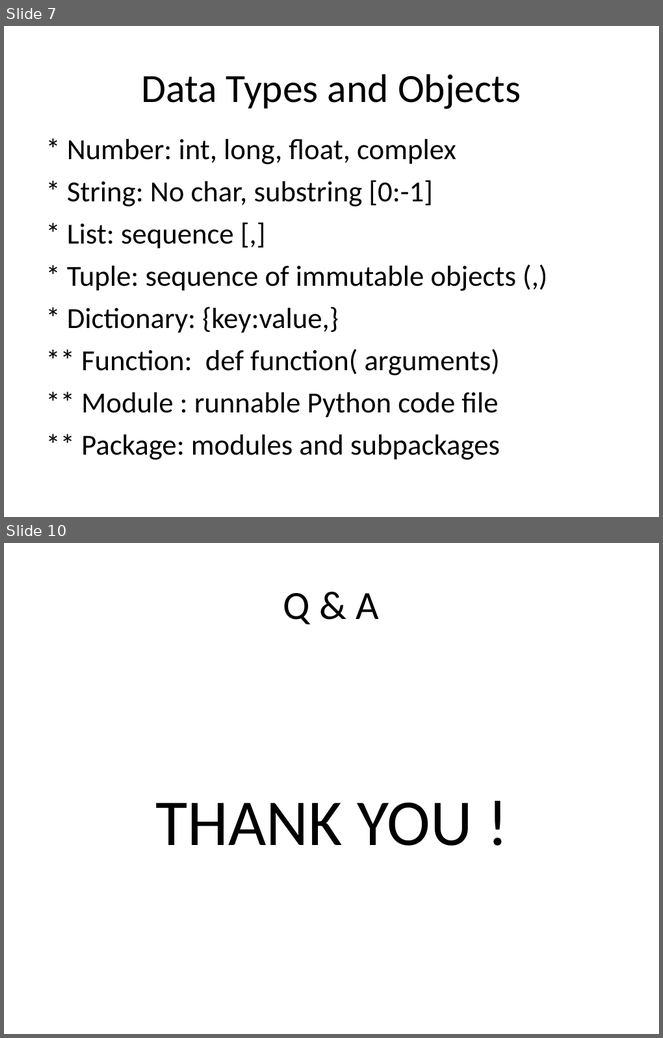
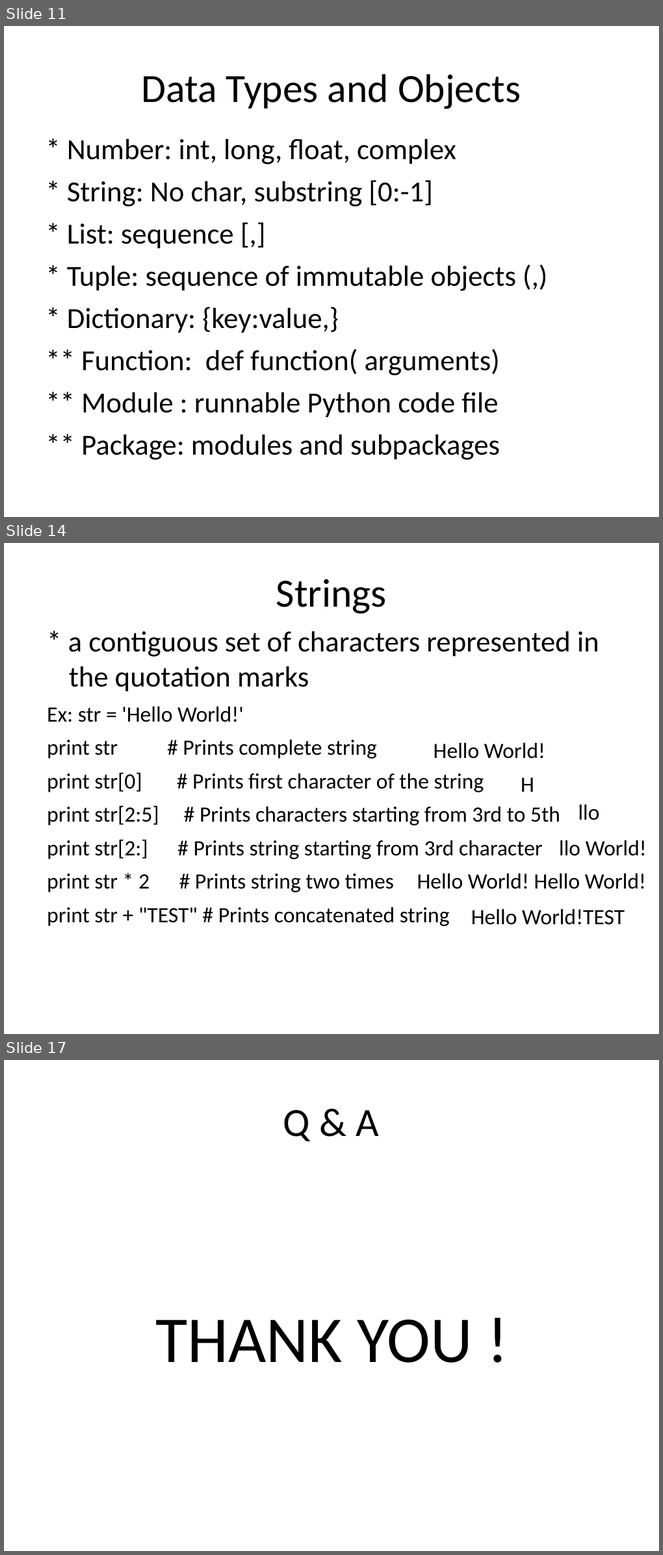
Before and after one commit to robin3795/Data, a slide deck: Python.ppt. Shown one above the other, each under a label of ours: slides 7 and 10 before the commit, slides 11, 14 and 17 after it; the slides between them are not shown. The pictures are 663x1038 and 663x1555 pixels, drawn with LibreOffice and Linux fonts; fonts in the diff are those of the drawing. Boxes give left, top, right and bottom in pixels: in the first picture for what was removed or moved away, otherwise in the second. Text is boxed around its words. In the diff, an @@ line names an element or a change of style, - is before the commit and + after.

Commit message:
update

```diff
--- a/Python.ppt
+++ b/Python.ppt
@@ slide 14 added at (4,543,659,1034), background #FFFFFF @@
@@ free added at (36,563,627,620), 44 pt, text #000000 @@
+Strings
@@ free added at (38,620,629,1018), 24 pt, text #000000 @@
+* a contiguous set of characters represented in the quotation marks
+Ex: str = 'Hello World!'
+print str # Prints complete string
+print str[0] # Prints first character of the string
+print str[2:5] # Prints characters starting from 3rd to 5th
+print str[2:] # Prints string starting from 3rd character
+print str * 2 # Prints string two times
+print str + "TEST" # Prints concatenated string
@@ free added at (425,733,561,772), 24 pt, text #000000 @@
+Hello World!
@@ free added at (512,767,570,806), 24 pt, text #000000 @@
+H
@@ free added at (570,795,619,834), 24 pt, text #000000 @@
+llo
@@ free added at (551,831,658,869), 24 pt, text #000000 @@
+llo World!
@@ free added at (408,863,659,902), 24 pt, text #000000 @@
+Hello World! Hello World!
@@ free added at (462,899,638,936), 24 pt, text #000000 @@
+Hello World!TEST
@@ what was slide 7 is now slide 11 @@
@@ what was slide 10 is now slide 17 @@
```
Also in this commit, not shown: 3 slides changed, 8 other slides added, 2 slides removed.
